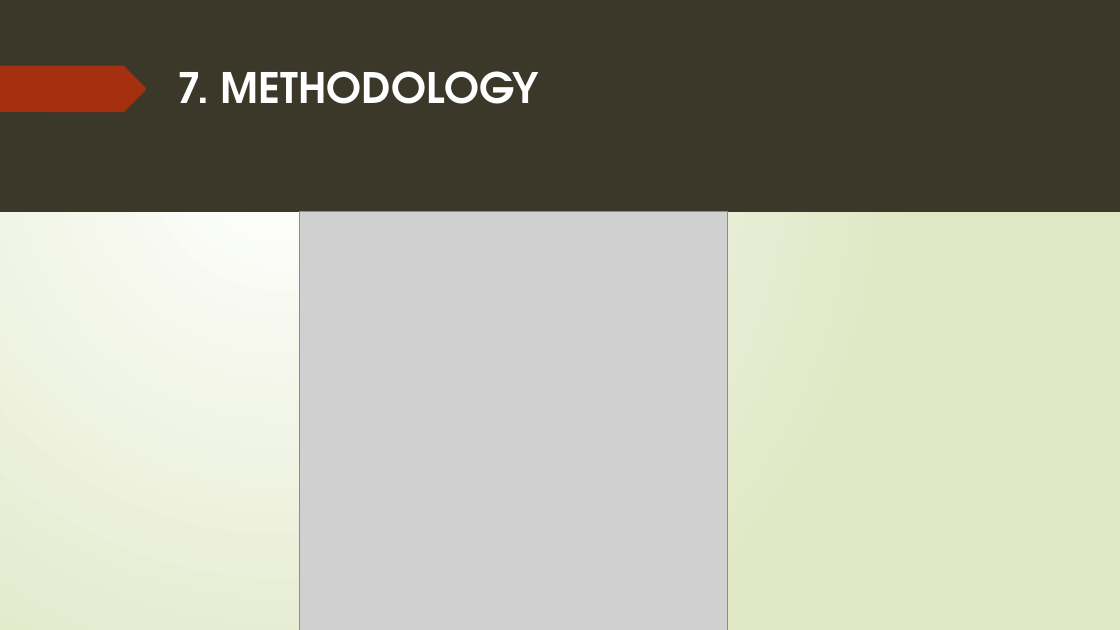
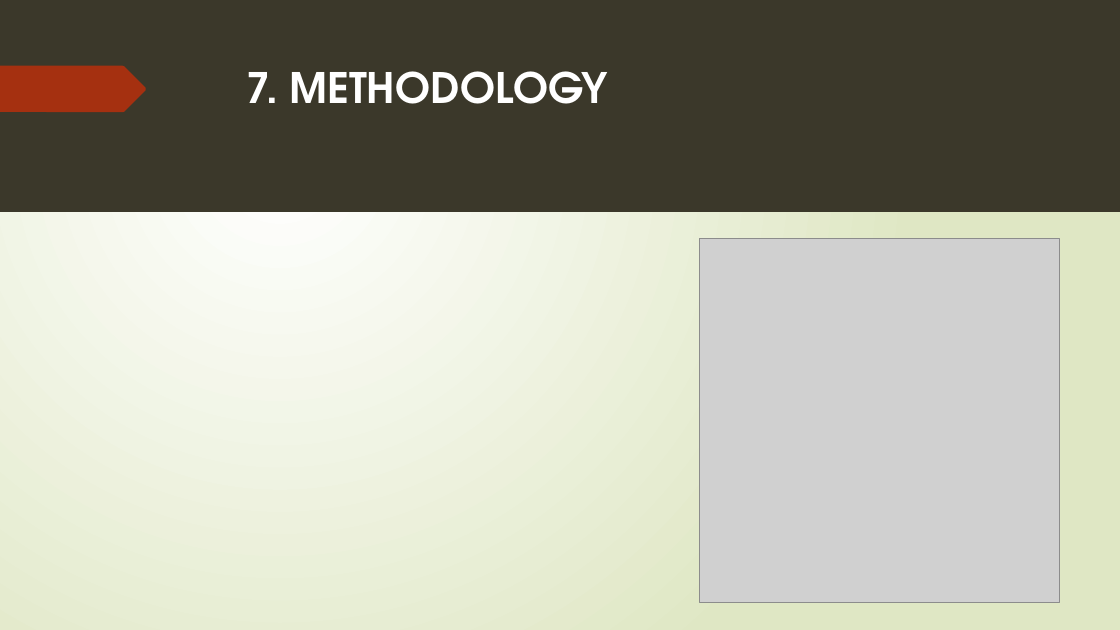
Before and after one commit to 15831944/2d-to-3d, a slide deck: slide 10 of AUTOGENERATION OF 3D MODEL FROM ROOM IMAGES.pptx. Drawn at 1120x630 pixels with LibreOffice and Linux fonts; fonts in the diff are those of the drawing; grey boxes stand for pictures. Boxes give left, top, right and bottom in pixels: in the first picture for what was removed or moved away, otherwise in the second. Text is boxed around its words. In the diff, an @@ line names an element or a change of style, - is before the commit and + after.

```diff
--- a/AUTOGENERATION OF 3D MODEL FROM ROOM IMAGES.pptx
+++ b/AUTOGENERATION OF 3D MODEL FROM ROOM IMAGES.pptx
@@ rectangle removed at [0, 0, 1120, 630] @@
@@ title "7. METHODOLOGY": place and size @@
-title "7. METHODOLOGY" at [178, 71, 539, 104]
+title "7. METHODOLOGY" at [247, 71, 608, 104]
@@ picture removed at [299, 212, 728, 630] @@
@@ picture added at [700, 239, 1060, 602] @@
```
Also in this commit, not shown: 2 other files.
